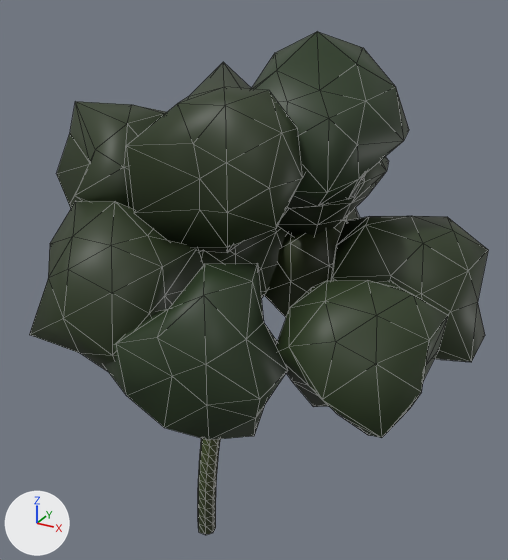
An edit to the glTF model Data/Buttertubs/Trees/SM_TreeFar_hawthorn_0.glb, drawn before and after from the same camera.
One viewpoint serves both versions: a 50 mm camera at (3.62, -5.42, 4.86) aimed at (0.66, -0.03, 2.17). Every picture has the same lights, and +X, +Y and +Z are marked at lower left. The picture after the commit comes second. Mesh edges are drawn as thin lines. Vertices at exactly the same position are counted once.

Before the edit, the objects in view are built like this:
```python
me_sm_treefar_hawthorn_0 = bpy.data.meshes.new('SM_TreeFar_hawthorn_0')
me_sm_treefar_hawthorn_0.from_pydata(...)  # 709 vertices, 1346 faces; spans x -1.02..2.71, y -1.98..1.63, z -1.2..4.42
me_sm_treefar_hawthorn_0.materials.append(mat_defaultmaterial)
ob_sm_treefar_hawthorn_0 = bpy.data.objects.new('SM_TreeFar_hawthorn_0', me_sm_treefar_hawthorn_0)
ob_sm_treefar_hawthorn_0.location = (0.0, 0.0, 0.0)
```
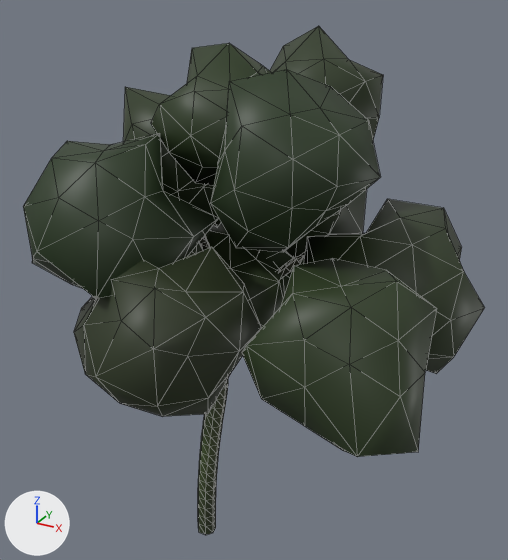
Pixel boxes (x1, y1, x2, y2) of what changed, in the pictures (508 x 560 px; the box of a moved part takes in the faces that stretch with it):
'SM_TreeFar_hawthorn_0', reshaped: before (30, 32, 488, 535); after (23, 26, 485, 535)
part 1 of me_sm_treefar_hawthorn_0, rebuilt: before (278, 157, 389, 236); after (284, 189, 367, 258)
part 2 of me_sm_treefar_hawthorn_0, rebuilt (13% wider): before (30, 201, 203, 371); after (23, 134, 218, 299)
part 3 of me_sm_treefar_hawthorn_0, rebuilt: before (104, 263, 288, 440); after (74, 247, 261, 416)
part 4 of me_sm_treefar_hawthorn_0, rebuilt: before (264, 208, 360, 317); after (260, 250, 304, 277)
part 5 of me_sm_treefar_hawthorn_0, rebuilt (13% wider, 26% taller): before (276, 280, 448, 438); after (242, 258, 437, 457)
part 6 of me_sm_treefar_hawthorn_0, rebuilt: before (126, 62, 305, 253); after (210, 69, 381, 252)
part 7 of me_sm_treefar_hawthorn_0, rebuilt: before (251, 32, 409, 208); after (270, 26, 383, 140)
part 8 of me_sm_treefar_hawthorn_0, rebuilt: before (57, 102, 167, 209); after (123, 87, 221, 227)
part 9 of me_sm_treefar_hawthorn_0, rebuilt (16% wider, 20% taller): before (331, 216, 488, 362); after (303, 199, 485, 374)
part 10 of me_sm_treefar_hawthorn_0, rebuilt (mostly hidden): before (199, 250, 226, 265); after (187, 229, 211, 257)
part 11 of me_sm_treefar_hawthorn_0, added: after (151, 43, 271, 185)
part 12 of me_sm_treefar_hawthorn_0, added: after (199, 223, 290, 330)
part 13 of me_sm_treefar_hawthorn_0, added (mostly hidden): after (277, 255, 305, 277)
part 14 of me_sm_treefar_hawthorn_0, moved or reshaped (mostly hidden afterwards): before (217, 226, 286, 299); after (199, 236, 228, 418)

What changed in the scene script:
```text
Change me_sm_treefar_hawthorn_0:
    used by ob_sm_treefar_hawthorn_0; location = (0.0, 0.0, 0.0)
    remove me_sm_treefar_hawthorn_0.from_pydata(...)  # 709 vertices, 1346 faces; spans x -1.02..2.71, y -1.98..1.63, z -1.2..4.42
    add me_sm_treefar_hawthorn_0.from_pydata(...)  # 757 vertices, 1442 faces; spans x -1.06..2.71, y -2.12..1.71, z -1.2..4.43
    me_sm_treefar_hawthorn_0 part 1: the loose piece of 42 vertices spanning x 0.12..1.64, y 0.09..1.34, z 2.28..3.92 is rebuilt with 42 vertices and now spans x -0.11..1.37, y 0.03..1.33, z 2.18..3.5
    me_sm_treefar_hawthorn_0 part 2: the loose piece of 42 vertices spanning x -0.57..0.75, y -1.98..-0.58, z 1.86..3.21 is rebuilt with 42 vertices and now spans x -0.93..0.67, y -1.89..-0.32, z 2.18..3.62
    me_sm_treefar_hawthorn_0 part 3: the loose piece of 42 vertices spanning x 0.15..1.63, y -1.91..-0.6, z 1.41..2.84 is rebuilt with 42 vertices and now spans x -0.35..1.23, y -2.12..-0.39, z 1.47..2.86
    me_sm_treefar_hawthorn_0 part 4: the loose piece of 42 vertices spanning x 0.19..1.61, y 0.34..1.63, z 1.27..2.72 is rebuilt with 42 vertices and now spans x -0.22..1.48, y 0.35..1.71, z 1.51..2.93
    me_sm_treefar_hawthorn_0 part 5: the loose piece of 42 vertices spanning x 1.34..2.62, y -1.57..0.04, z 1.48..2.75 is rebuilt with 42 vertices and now spans x 1.24..2.65, y -1.69..-0.14, z 1.5..2.84
    me_sm_treefar_hawthorn_0 part 6: the loose piece of 42 vertices spanning x 0.14..1.47, y -1.44..-0.05, z 2.72..4.18 is rebuilt with 42 vertices and now spans x 0.59..1.99, y -1.31..0.12, z 2.72..4.19
    me_sm_treefar_hawthorn_0 part 7: the loose piece of 42 vertices spanning x 0.57..1.98, y -0.72..0.78, z 2.93..4.42 is rebuilt with 42 vertices and now spans x 0.32..1.63, y -0.24..1.18, z 3.09..4.43
    me_sm_treefar_hawthorn_0 part 8: the loose piece of 42 vertices spanning x -1.02..0.47, y -1.31..0.24, z 2.43..3.87 is rebuilt with 42 vertices and now spans x -0.85..0.38, y -0.6..0.88, z 2.57..3.92
    me_sm_treefar_hawthorn_0 part 9: the loose piece of 42 vertices spanning x 1.28..2.71, y -0.29..1.14, z 1.49..2.89 is rebuilt with 42 vertices and now spans x 0.96..2.71, y -0.33..1.28, z 1.4..2.88
    me_sm_treefar_hawthorn_0 part 10: the loose piece of 42 vertices spanning x -0.9..0.41, y -0.92..0.24, z 1.54..2.84 is rebuilt with 42 vertices and now spans x -1.06..0.22, y -0.74..0.7, z 1.66..3.08
    me_sm_treefar_hawthorn_0 part 11: a new loose piece of 42 vertices spanning x -0.1..1.09, y -0.75..0.56, z 3.07..4.31, in mat_defaultmaterial
    me_sm_treefar_hawthorn_0 part 12: a new loose piece of 42 vertices spanning x -0.35..1.02, y -0.55..0.91, z 1.04..2.51, in mat_defaultmaterial
    me_sm_treefar_hawthorn_0 part 13: a new loose piece of 37 vertices spanning x 0.19..1.0, y -0.02..0.39, z 1.59..2.35, in mat_defaultmaterial
    me_sm_treefar_hawthorn_0 part 14: 1 vertex moved within x 0.19, y 0.12, z 0.73; 177 vertices removed from x -0.65..0.7, y -0.24..1.21, z 0.59..3.8; 113 vertices added at x 0.07..0.47, y -0.65..0.12, z 0.6..2.87
    other edits to the shape of me_sm_treefar_hawthorn_0 do not show in these pictures
```
